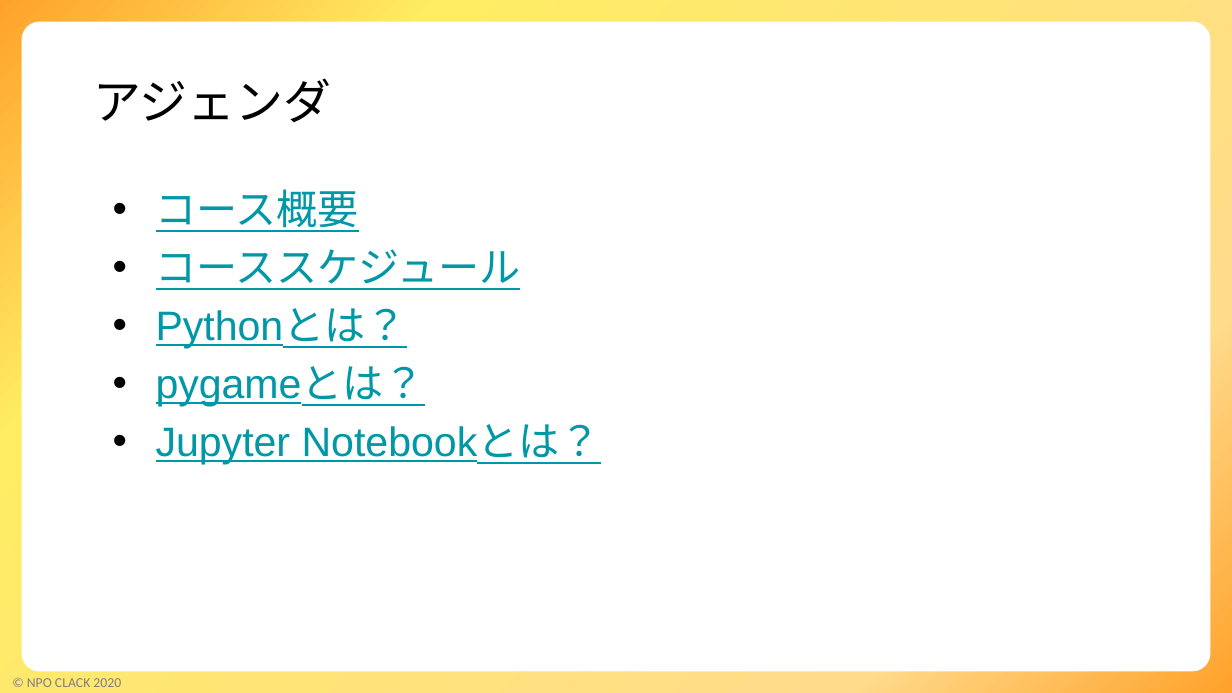
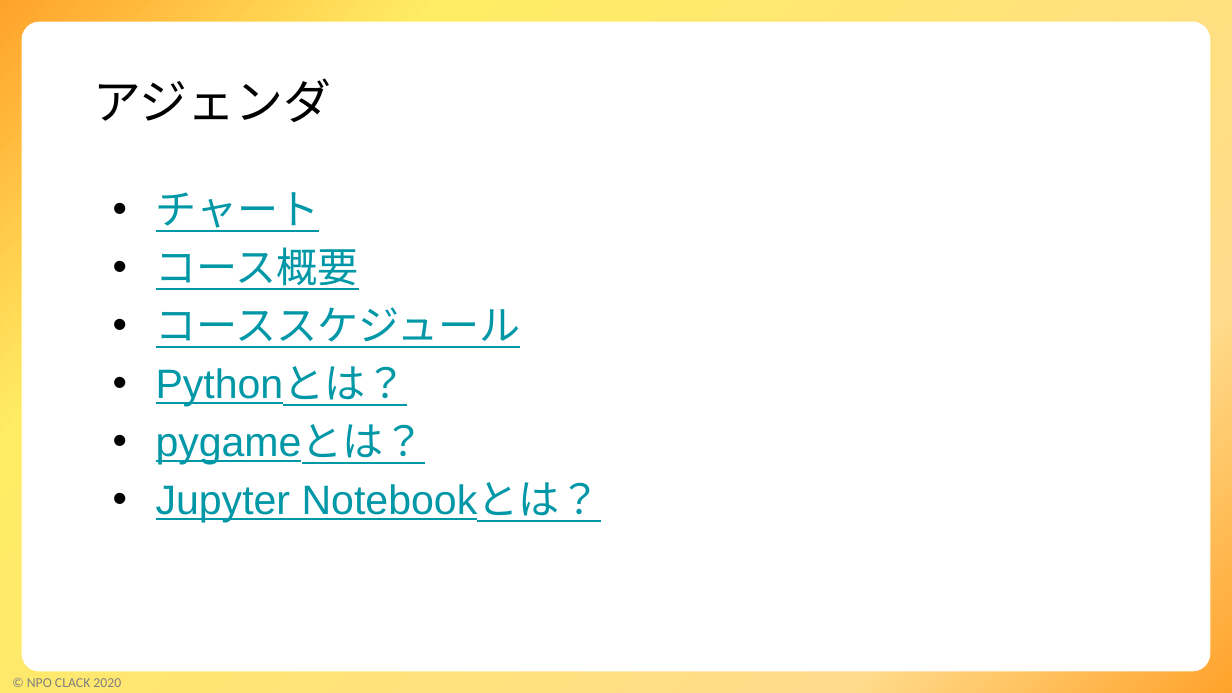
Before and after one commit to npo-clack/pygame, a slide deck: slide 2 of ゲームコース説明.pptx. Drawn at 1232x693 pixels with LibreOffice and Linux fonts; fonts in the diff are those of the drawing; background and template pictures are left out. Boxes give left, top, right and bottom in pixels: in the first picture for what was removed or moved away, otherwise in the second. Text is boxed around its words. In the diff, an @@ line names an element or a change of style, - is before the commit and + after.

Commit message:
チャート追加

```diff
--- a/ゲームコース説明.pptx
+++ b/ゲームコース説明.pptx
@@ text at (156,192,320,232): paragraph added @@
+• チャート
```
Also in this commit, not shown: 2 other slides changed, 1 slide added.
